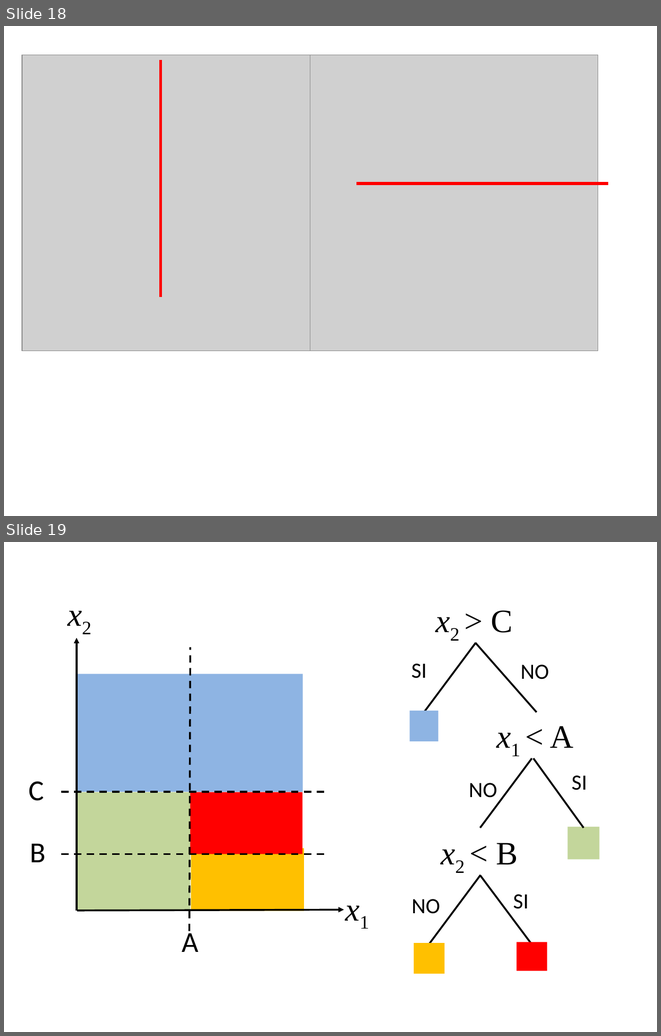
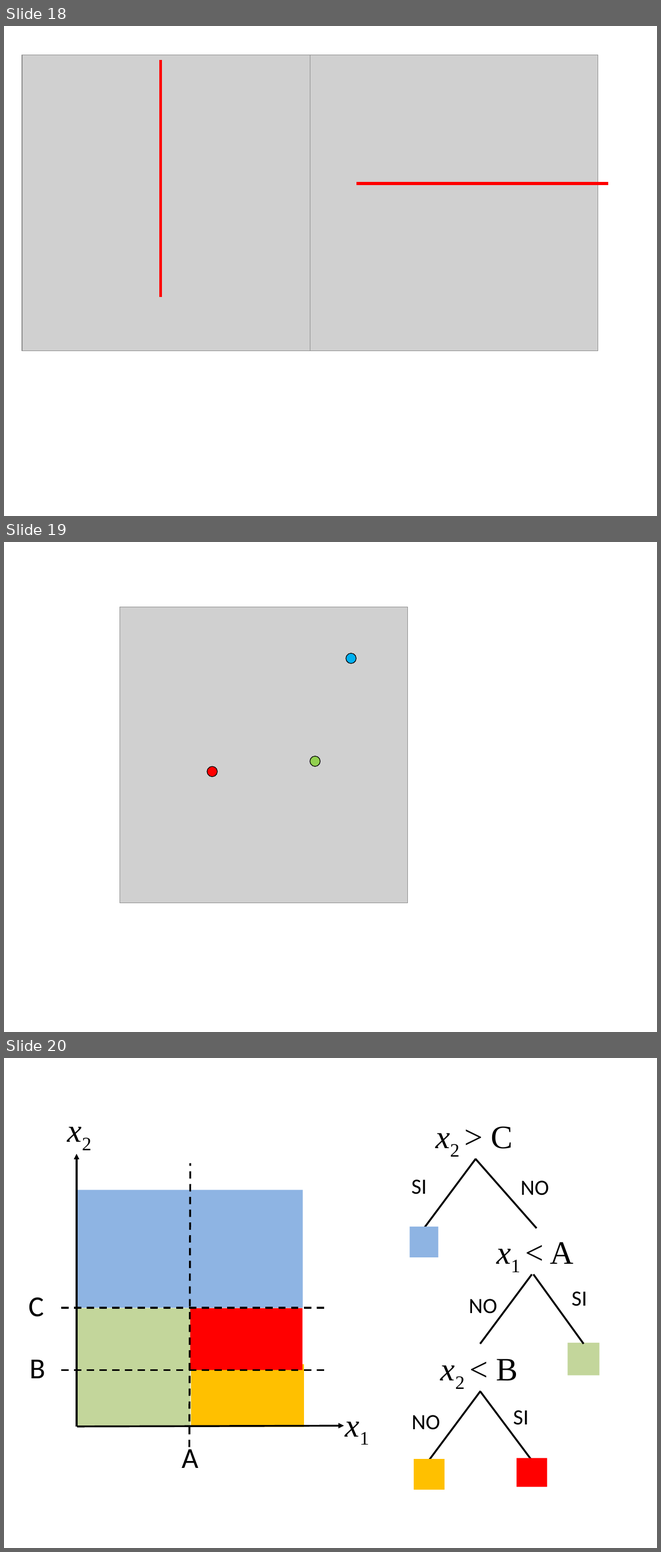
Before and after one commit to maatorresva/R-for-predictive-analytics, a slide deck: plantilla figuras NN.pptx. Shown one above the other, each under a label of ours: slides 18 and 19 before the commit, slides 18, 19 and 20 after it. The pictures are 661x1036 and 661x1552 pixels, drawn with LibreOffice and Linux fonts; fonts in the diff are those of the drawing; grey boxes stand for pictures. Boxes give left, top, right and bottom in pixels: in the first picture for what was removed or moved away, otherwise in the second. Text is boxed around its words. In the diff, an @@ line names an element or a change of style, - is before the commit and + after.

```diff
--- a/plantilla figuras NN.pptx
+++ b/plantilla figuras NN.pptx
@@ slide 19 added at [4, 542, 657, 1032], background #FFFFFF @@
@@ picture added at [120, 607, 407, 902] @@
@@ ellipse added at [346, 653, 356, 663], fill #00B0F0, outline #000000 0.75 pt @@
@@ ellipse added at [310, 756, 321, 767], fill #92D050, outline #000000 0.75 pt @@
@@ ellipse added at [207, 767, 218, 777], fill #FF0000, outline #000000 0.75 pt @@
@@ what was slide 19 is now slide 20 @@
```
Also in this commit, not shown: 1 slide changed, 1 other file.
